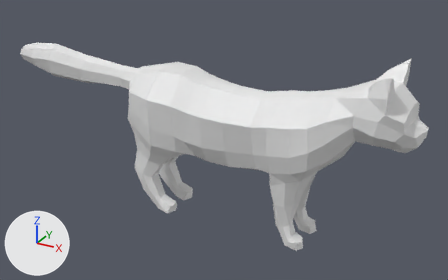
Renders of the FBX model Assets/Cat_NEW/Cat_Main.fbx from each side of a commit.
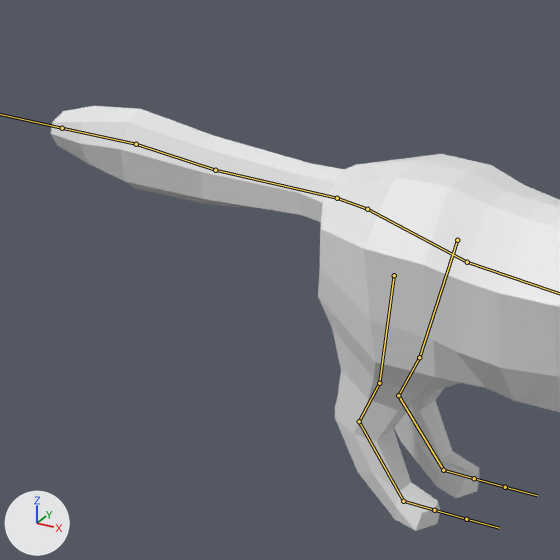
Old and new are each drawn whole from a 50 mm lens placed at (0.402, -0.745, 0.503), pointed at (-0.015, 0.013, 0.123) and again close up on the part from 0% to 50% of the width and 0% to 80% of the height. The lights are fixed; the arrows at lower left show +X, +Y and +Z. Both versions are drawn at frame 106 of the action 'Armature.001|Armature.001|Armature|ArmatureAction'; the numbers are the values there. The bones that bend it are drawn over the model as lines in the close-ups.

Objects in the first close-up: 'mesh_cat.001'.
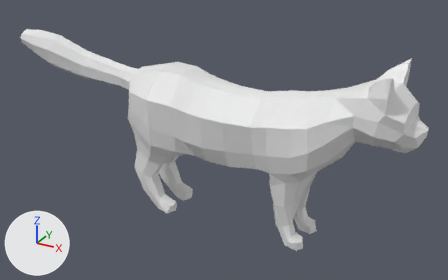
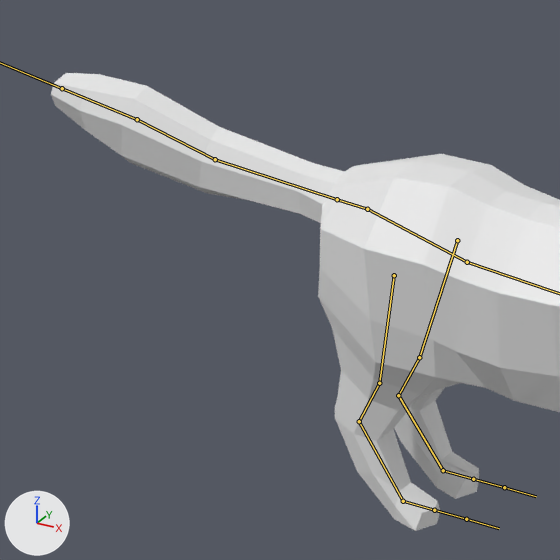
Edits to the scene script, one JSON object a line:
```json
{"block": "bone_tail_1", "where": "bone_tail_1 = bpy.data.objects['Armature.001'].pose.bones['tail_1']"}
{"op": "set", "path": "bone_tail_1.rotation_quaternion", "old": "(0.98, -0.126, 0.048, 0.147)", "new": "(0.976, -0.155, 0.048, 0.146)", "note": "degrees (-14, 8, 16) -> degrees (-17, 8, 16)"}
{"block": "bone_tail_2", "where": "bone_tail_2 = bpy.data.objects['Armature.001'].pose.bones['tail_2']  # child of 'tail_1'"}
{"op": "set", "path": "bone_tail_2.rotation_quaternion", "old": "(0.981, 0.114, 0.036, -0.155)", "new": "(0.97, 0.185, 0.036, -0.153)", "note": "degrees (12, 6, -17) -> degrees (21, 7, -17)"}
{"block": "bone_tail_3", "where": "bone_tail_3 = bpy.data.objects['Armature.001'].pose.bones['tail_3']  # child of 'tail_2'"}
{"op": "set", "path": "bone_tail_3.rotation_quaternion", "old": "(0.993, 0.06, 0.089, 0.055)", "new": "(0.989, 0.099, 0.09, 0.056)", "note": "degrees (8, 10, 7) -> degrees (12, 10, 8)"}
```

Boxes (x1, y1, x2, y2) around the edits, measured in the close-ups (560 x 560 px):
```json
{"object": "mesh_cat.001", "change": "posed", "before": [51, 106, 560, 531], "after": [51, 73, 560, 531]}
{"bone": "tail_1", "before": "(367, 209) to (337, 198)", "after": "(367, 209) to (337, 199)"}
{"bone": "tail_2", "before": "(337, 198) to (215, 170)", "after": "(337, 199) to (215, 159)"}
{"bone": "tail_3", "before": "(215, 170) to (136, 144)", "after": "(215, 159) to (137, 119)"}
```
